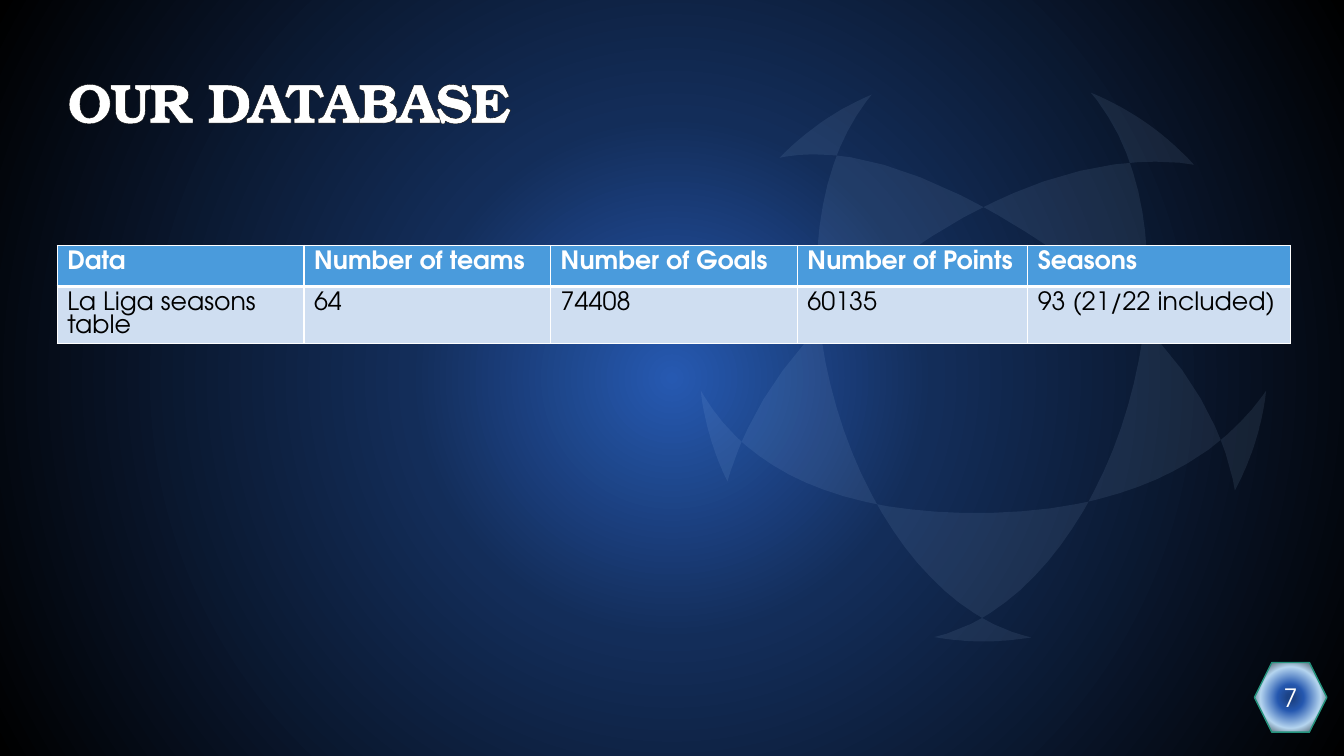
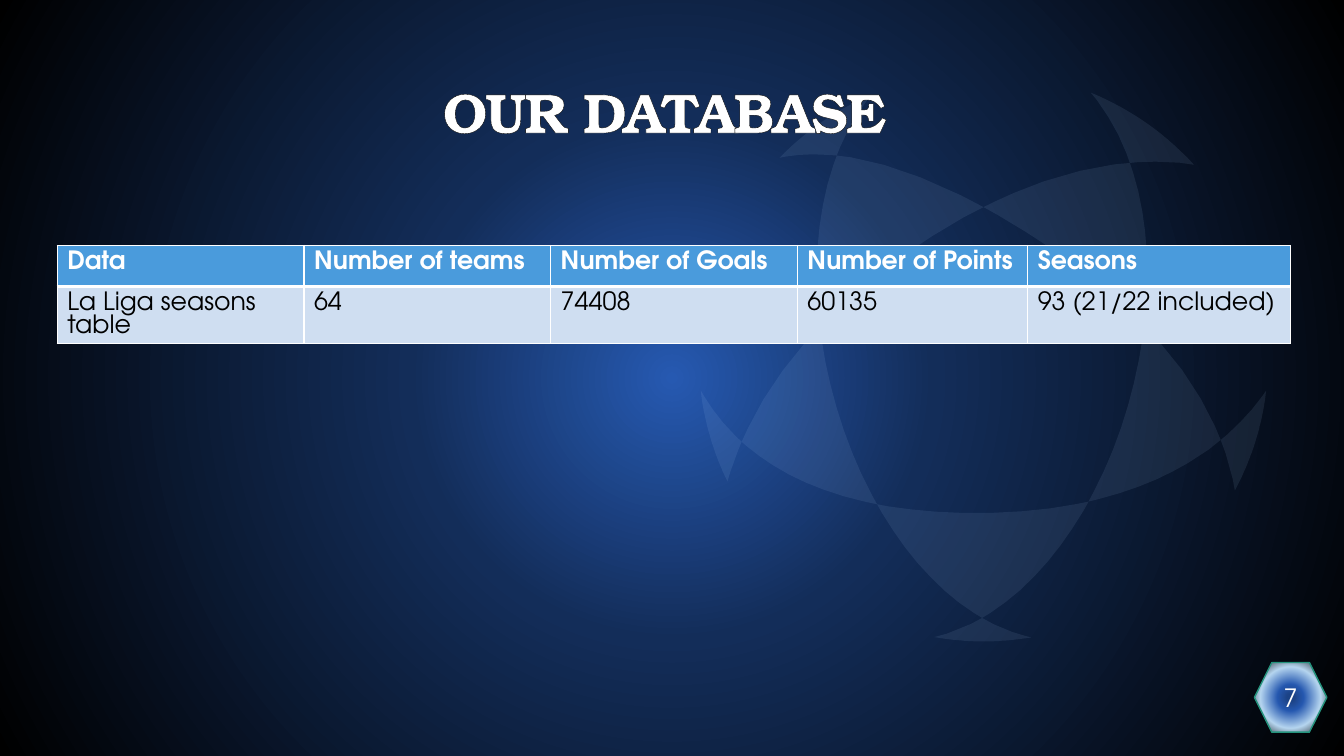
Before and after one commit to Dudi-kreis/Data-science-project, a slide deck: slide 7 of Project Presentation.pptx. Drawn at 1344x756 pixels with LibreOffice and Linux fonts; fonts in the diff are those of the drawing. Boxes give left, top, right and bottom in pixels: in the first picture for what was removed or moved away, otherwise in the second. Text is boxed around its words. In the diff, an @@ line names an element or a change of style, - is before the commit and + after.

```diff
--- a/Project Presentation.pptx
+++ b/Project Presentation.pptx
@@ title "OUR DATABASE": place and size @@
-title "OUR DATABASE" at <box>67,84,511,124</box>
+title "OUR DATABASE" at <box>443,94,886,134</box>
@@ title "OUR DATABASE" at <box>443,94,886,134</box>: alignment left to centre @@
```
Also in this commit, not shown: 18 other slides changed, 3 slides added, 1 other file.
